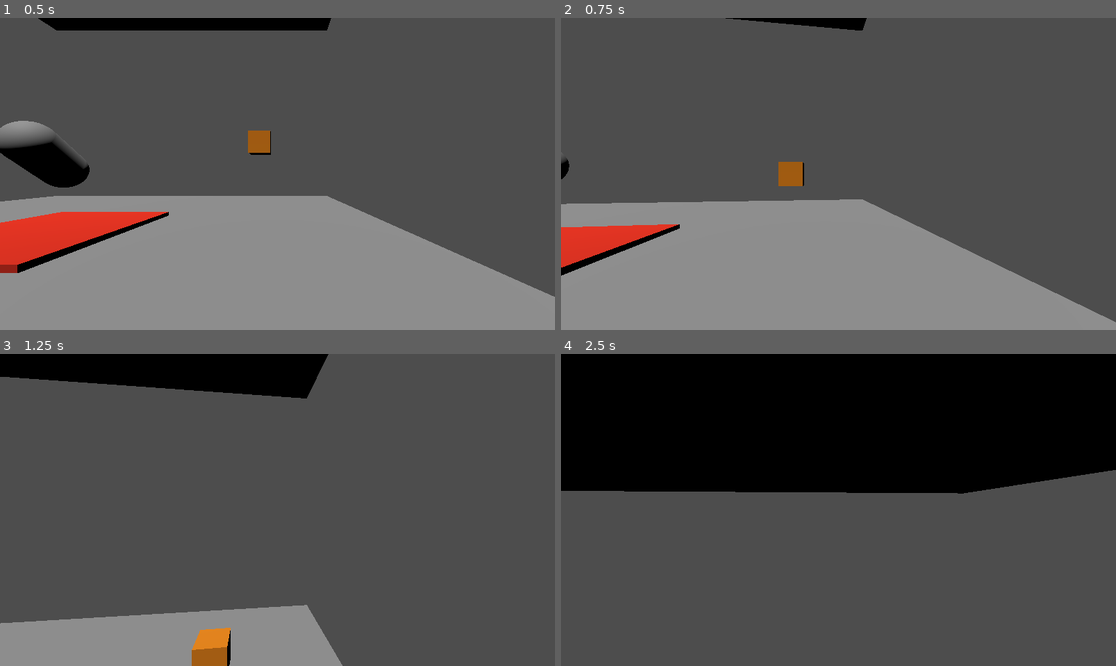
Above: before the commit, frames 1-4 (two rows, left to right).
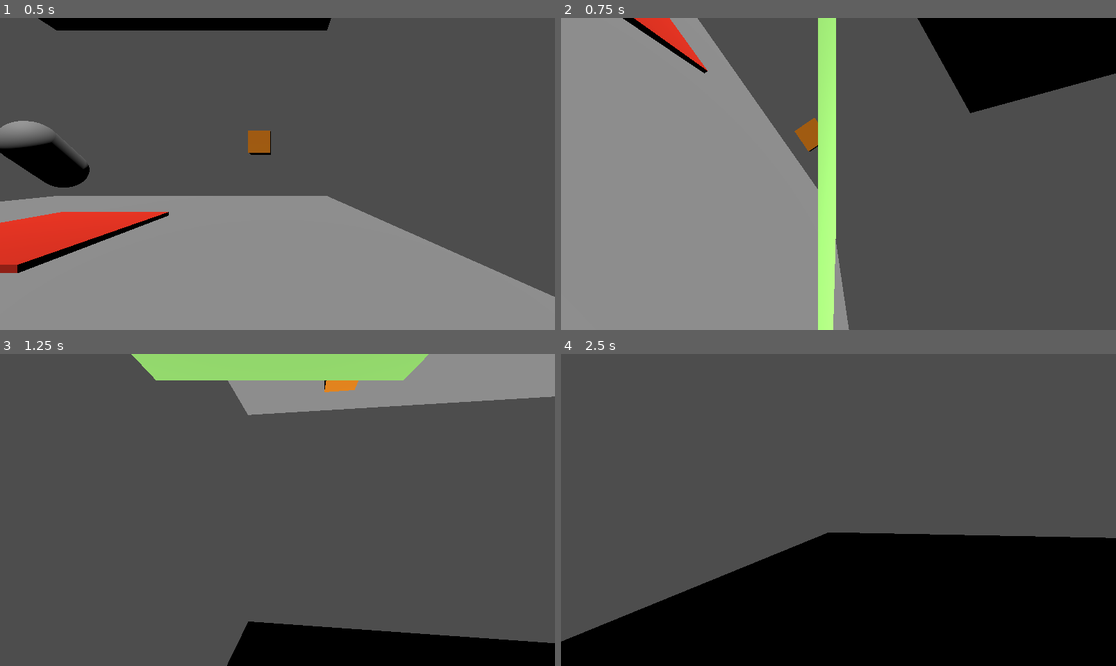
Above: after the commit, the same moments.

Repository: Noob-97/badideasjam
Game: Godot game, scene res://first_level.tscn
Same seed, same stepped clock (60 frames per second), same inputs: the game is played once before the commit and once after it.
Inputs (mouse positions are in pixels of both pictures, inside the frame that each line leads up to):
- Up to frame 1 (0.5 s): no input
- Up to frame 2 (0.75 s): move the mouse to (866, 174) at 0.52 s; hold W (forward) from 0.53 s (still down); right-click (866, 174) at 0.6 s
- Up to frame 3 (1.25 s): keep holding W (forward); tap Space (jump) at 0.77 s
- Up to frame 4 (2.5 s): keep holding W (forward); move the mouse to (810, 510) at 1.27 s; tap E (grab) at 1.35 s; tap Space (jump) at 1.52 s; move the mouse to (849, 503) at 2.02 s; hold Shift (retain_gravity) from 2.03 s (still down)

Frame 1 is identical in both runs. In frame 2, 47% of the frame differs, in the area x 0-100%, y 0-100%; in frame 3, 28%; in frame 4, 77%.

Commit message:
Added Camera Rotation when Switching Gravities

Diff:
--- a/Scripts/Components/Player.gd
+++ b/Scripts/Components/Player.gd
@@ -15,6 +15,8 @@
 var prev_delta: float
 var rotate: bool = false
 var grabbing: bool = false
+var lerp_progress = 0.0
+var lerp_step = 0.01
 
 signal ChangedGravity
 
@@ -29,14 +31,25 @@
 func _unhandled_input(event):
 	if (event is InputEventMouseMotion):
 		var MouseVector = event.relative
-		prev_mouse_move = -MouseVector.x * Settings.SENSITIVITY / 1000
-		head.get_parent().rotate_y(-MouseVector.x * Settings.SENSITIVITY / 1000)
-		head.rotate_x(-MouseVector.y * Settings.SENSITIVITY / 1000)
+		#prev_mouse_move = -MouseVector.x * Settings.SENSITIVITY / 1000
+		if char_component.gravity_mode:
+			prev_mouse_move = MouseVector.x * Settings.SENSITIVITY / 1000
+			head.get_parent().rotate_y(MouseVector.x * Settings.SENSITIVITY / 1000)
+			head.rotate_x(MouseVector.y * Settings.SENSITIVITY / 1000)
+		else:
+			prev_mouse_move = -MouseVector.x * Settings.SENSITIVITY / 1000
+			head.get_parent().rotate_y(-MouseVector.x * Settings.SENSITIVITY / 1000)
+			head.rotate_x(-MouseVector.y * Settings.SENSITIVITY / 1000)
 		prev_rotation = head.get_parent_node_3d().rotation
+		print(head.rotation_degrees.x)
 		head.rotation.x = clamp(head.rotation.x, deg_to_rad(-75), deg_to_rad(75))
 func _physics_process(delta: float) -> void:
 	prev_delta = delta
-	var input_dir = Input.get_vector("left", "right", "forward", "backward")
+	var input_dir
+	if char_component.gravity_mode:
+		input_dir = Input.get_vector("right", "left", "forward", "backward")
+	else:
+		input_dir = Input.get_vector("left", "right", "forward", "backward")
 	head.get_parent_node_3d().position = position + Vector3(0, 0.5, 0)
 	char_component.move_into_direction(input_dir, delta)
 	rotation.y = prev_rotation.y
@@ -59,13 +72,22 @@
 			rotate = true
 
 	if rotate and above.is_colliding():
-		#var tween = get_tree().create_twewen()
-		var deg = 0
+		var init_deg = player_mesh.rotation_degrees
+		var deg = 0.0
 		if char_component.gravity_mode:
-			deg = 180
+			deg = 180.0
 
-		#tween.tween_property(player_mesh, "rotation_degrees", Vector3(rotation_degrees.x, rotation_degrees.y, deg), 0.5)
-		rotate = false
+		## LERP METHOD
+		lerp_progress += lerp_step
+		var progress = lerp(init_deg.z, deg, lerp_progress)
+		player_mesh.rotation_degrees.z = progress
+		head.rotation_degrees.z = progress
+		if progress >= 180 or progress <= 0:
+			player_mesh.rotation_degrees.z = deg
+			head.rotation_degrees.z = deg
+			lerp_progress = 0.0
+			rotate = false
+
 	if Input.is_action_just_pressed("grab"):
 		if grabbing:
 			GrabSpot.get_child(0).maintain_local_pos = false
